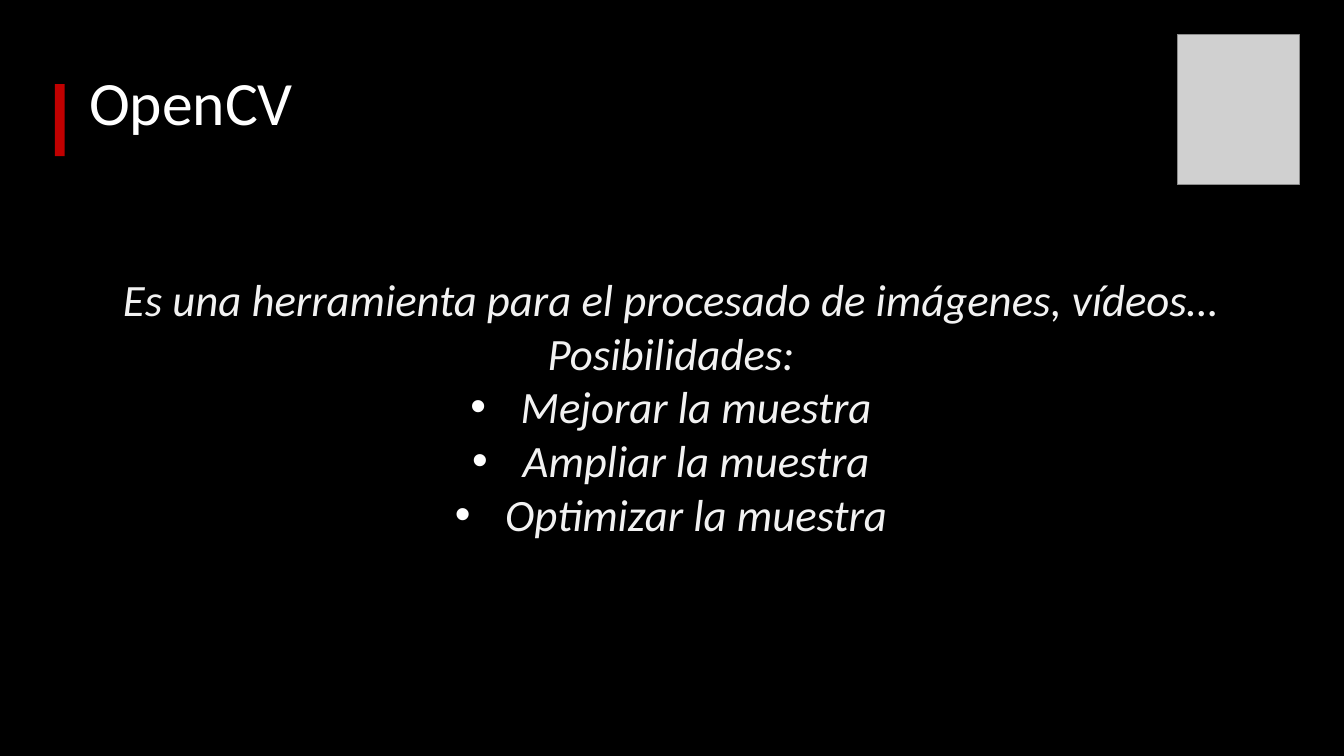
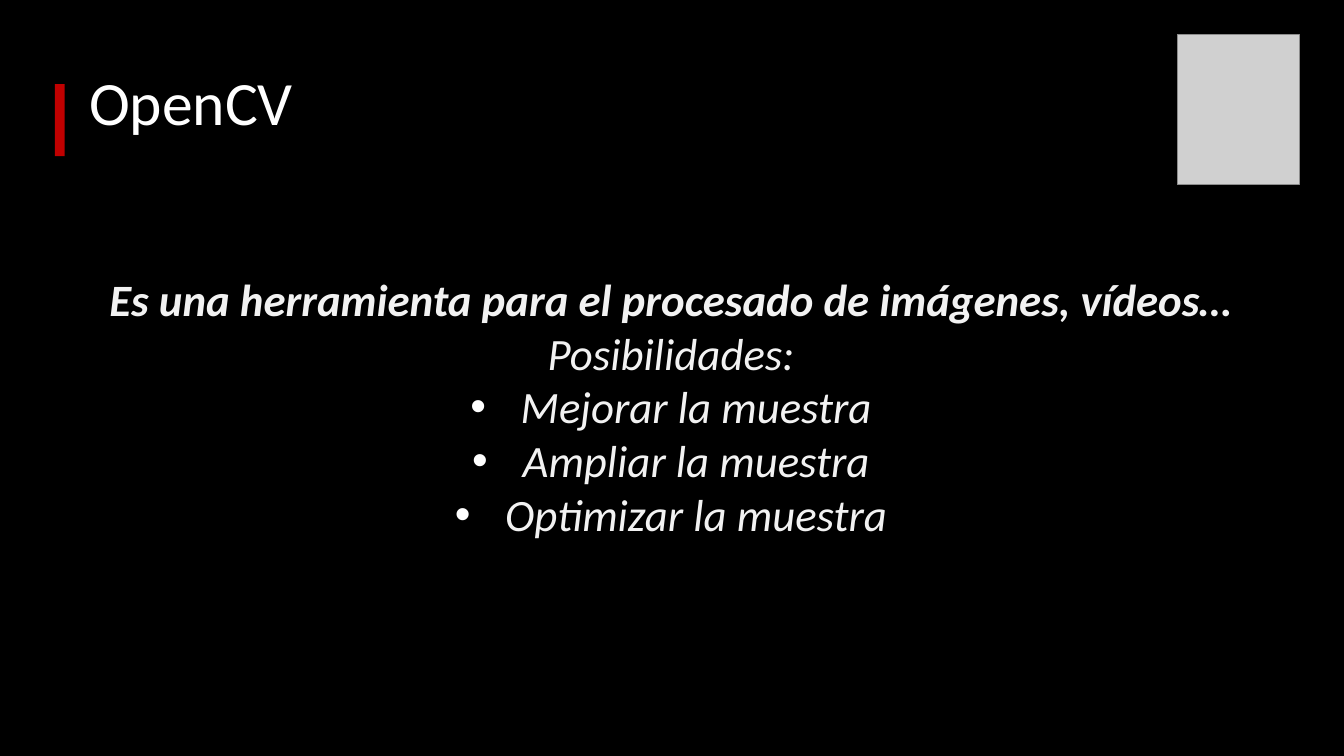
Before and after one commit to almesa93/taller_OpenCV, a slide deck: slide 4 of Presentacion_OpenCV.pptx. Drawn at 1344x756 pixels with LibreOffice and Linux fonts; fonts in the diff are those of the drawing; grey boxes stand for pictures. Boxes give left, top, right and bottom in pixels: in the first picture for what was removed or moved away, otherwise in the second. Text is boxed around its words. In the diff, an @@ line names an element or a change of style, - is before the commit and + after.

```diff
--- a/Presentacion_OpenCV.pptx
+++ b/Presentacion_OpenCV.pptx
@@ text at [109,284,1232,324]: bold on in "Es una herramienta para el procesado de ..." @@
```
Also in this commit, not shown: 2 other slides changed, 1 slide removed.
